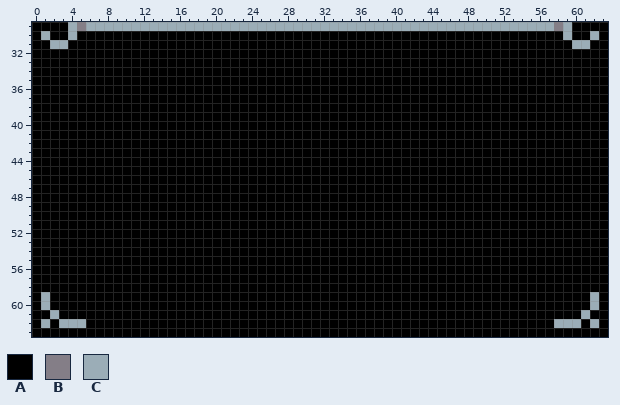
Pixel-art file, stored at graphics/stories/party_win.ase. Above, as it was before the edit.
64x64 pixels, 1 frame. Shown: x 0..63, y 29..63.
Visible layers, top first: "frame", "people_dancing", "color", "Background".
Palette (. is transparent): A #000000  B #847e87  C #9badb7
Pixels before, first column x 0:
29 AAAACBCCCCCCCCCCCCCCCCCCCCCCCCCCCCCCCCCCCCCCCCCCCCCCCCCCCCBCAAAA
30 ACAACAAAAAAAAAAAAAAAAAAAAAAAAAAAAAAAAAAAAAAAAAAAAAAAAAAAAAACAACA
31 AACCAAAAAAAAAAAAAAAAAAAAAAAAAAAAAAAAAAAAAAAAAAAAAAAAAAAAAAAACCAA
32 AAAAAAAAAAAAAAAAAAAAAAAAAAAAAAAAAAAAAAAAAAAAAAAAAAAAAAAAAAAAAAAA
33 AAAAAAAAAAAAAAAAAAAAAAAAAAAAAAAAAAAAAAAAAAAAAAAAAAAAAAAAAAAAAAAA
34 AAAAAAAAAAAAAAAAAAAAAAAAAAAAAAAAAAAAAAAAAAAAAAAAAAAAAAAAAAAAAAAA
35 AAAAAAAAAAAAAAAAAAAAAAAAAAAAAAAAAAAAAAAAAAAAAAAAAAAAAAAAAAAAAAAA
36 AAAAAAAAAAAAAAAAAAAAAAAAAAAAAAAAAAAAAAAAAAAAAAAAAAAAAAAAAAAAAAAA
37 AAAAAAAAAAAAAAAAAAAAAAAAAAAAAAAAAAAAAAAAAAAAAAAAAAAAAAAAAAAAAAAA
38 AAAAAAAAAAAAAAAAAAAAAAAAAAAAAAAAAAAAAAAAAAAAAAAAAAAAAAAAAAAAAAAA
39 AAAAAAAAAAAAAAAAAAAAAAAAAAAAAAAAAAAAAAAAAAAAAAAAAAAAAAAAAAAAAAAA
40 AAAAAAAAAAAAAAAAAAAAAAAAAAAAAAAAAAAAAAAAAAAAAAAAAAAAAAAAAAAAAAAA
41 AAAAAAAAAAAAAAAAAAAAAAAAAAAAAAAAAAAAAAAAAAAAAAAAAAAAAAAAAAAAAAAA
42 AAAAAAAAAAAAAAAAAAAAAAAAAAAAAAAAAAAAAAAAAAAAAAAAAAAAAAAAAAAAAAAA
43 AAAAAAAAAAAAAAAAAAAAAAAAAAAAAAAAAAAAAAAAAAAAAAAAAAAAAAAAAAAAAAAA
44 AAAAAAAAAAAAAAAAAAAAAAAAAAAAAAAAAAAAAAAAAAAAAAAAAAAAAAAAAAAAAAAA
45 AAAAAAAAAAAAAAAAAAAAAAAAAAAAAAAAAAAAAAAAAAAAAAAAAAAAAAAAAAAAAAAA
46 AAAAAAAAAAAAAAAAAAAAAAAAAAAAAAAAAAAAAAAAAAAAAAAAAAAAAAAAAAAAAAAA
47 AAAAAAAAAAAAAAAAAAAAAAAAAAAAAAAAAAAAAAAAAAAAAAAAAAAAAAAAAAAAAAAA
48 AAAAAAAAAAAAAAAAAAAAAAAAAAAAAAAAAAAAAAAAAAAAAAAAAAAAAAAAAAAAAAAA
49 AAAAAAAAAAAAAAAAAAAAAAAAAAAAAAAAAAAAAAAAAAAAAAAAAAAAAAAAAAAAAAAA
50 AAAAAAAAAAAAAAAAAAAAAAAAAAAAAAAAAAAAAAAAAAAAAAAAAAAAAAAAAAAAAAAA
51 AAAAAAAAAAAAAAAAAAAAAAAAAAAAAAAAAAAAAAAAAAAAAAAAAAAAAAAAAAAAAAAA
52 AAAAAAAAAAAAAAAAAAAAAAAAAAAAAAAAAAAAAAAAAAAAAAAAAAAAAAAAAAAAAAAA
53 AAAAAAAAAAAAAAAAAAAAAAAAAAAAAAAAAAAAAAAAAAAAAAAAAAAAAAAAAAAAAAAA
54 AAAAAAAAAAAAAAAAAAAAAAAAAAAAAAAAAAAAAAAAAAAAAAAAAAAAAAAAAAAAAAAA
55 AAAAAAAAAAAAAAAAAAAAAAAAAAAAAAAAAAAAAAAAAAAAAAAAAAAAAAAAAAAAAAAA
56 AAAAAAAAAAAAAAAAAAAAAAAAAAAAAAAAAAAAAAAAAAAAAAAAAAAAAAAAAAAAAAAA
57 AAAAAAAAAAAAAAAAAAAAAAAAAAAAAAAAAAAAAAAAAAAAAAAAAAAAAAAAAAAAAAAA
58 AAAAAAAAAAAAAAAAAAAAAAAAAAAAAAAAAAAAAAAAAAAAAAAAAAAAAAAAAAAAAAAA
59 ACAAAAAAAAAAAAAAAAAAAAAAAAAAAAAAAAAAAAAAAAAAAAAAAAAAAAAAAAAAAACA
60 ACAAAAAAAAAAAAAAAAAAAAAAAAAAAAAAAAAAAAAAAAAAAAAAAAAAAAAAAAAAAACA
61 AACAAAAAAAAAAAAAAAAAAAAAAAAAAAAAAAAAAAAAAAAAAAAAAAAAAAAAAAAAACAA
62 ACACCCAAAAAAAAAAAAAAAAAAAAAAAAAAAAAAAAAAAAAAAAAAAAAAAAAAAACCCACA
63 AAAAAAAAAAAAAAAAAAAAAAAAAAAAAAAAAAAAAAAAAAAAAAAAAAAAAAAAAAAAAAAA
After:
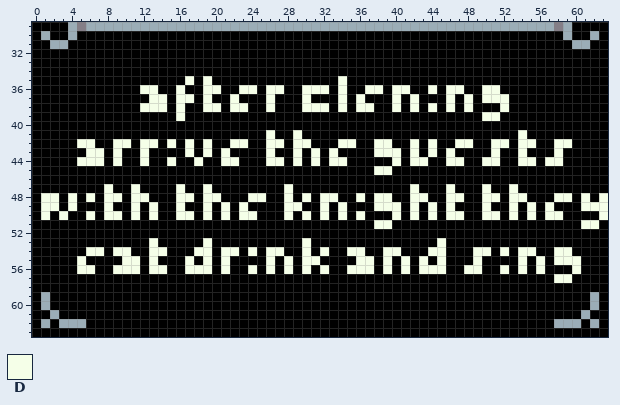
Colours new in this view: D #f5ffe8
Edits made:
layer "Layer 1" added
Layer "Layer 1":
y 35: x 17 A -> D; x 19 A -> D; x 34 A -> D
y 36: x 12..13 AA -> DD; x 16 A -> D; x 19..20 AA -> DD; x 23..24 AA -> DD; x 26..27 AA -> DD; x 30..32 AAA -> DDD; x 34 A -> D; x 37..38 AA -> DD; x 40..41 AA -> DD; x 44 A -> D; x 46..47 AA -> DD; x 50..51 AA -> DD
y 37: x 13..14 AA -> DD; x 16..17 AA -> DD; x 19 A -> D; x 22 A -> D; x 26 A -> D; x 30 A -> D; x 34 A -> D; x 36 A -> D; x 40 A -> D; x 42 A -> D; x 46 A -> D; x 48 A -> D; x 50..52 AAA -> DDD
y 38: x 12..14 AAA -> DDD; x 16 A -> D; x 19..20 AA -> DD; x 22..23 AA -> DD; x 26 A -> D; x 30..32 AAA -> DDD; x 34 A -> D; x 36..37 AA -> DD; x 40 A -> D; x 42 A -> D; x 44 A -> D; x 46 A -> D; x 48 A -> D; x 52 A -> D
y 39: x 16 A -> D; x 50..51 AA -> DD
y 41: x 26 A -> D; x 29 A -> D; x 54 A -> D
y 42: x 5..6 AA -> DD; x 9..10 AA -> DD; x 12..13 AA -> DD; x 15 A -> D; x 17 A -> D; x 19 A -> D; x 22..23 AA -> DD; x 26..27 AA -> DD; x 29..30 AA -> DD; x 34..35 AA -> DD; x 38..39 AA -> DD; x 42 A -> D; x 44 A -> D; x 47..48 AA -> DD; x 51..52 AA -> DD; x 54..55 AA -> DD; x 58..59 AA -> DD
y 43: x 6..7 AA -> DD; x 9 A -> D; x 12 A -> D; x 17 A -> D; x 19 A -> D; x 21 A -> D; x 26 A -> D; x 29 A -> D; x 31 A -> D; x 33 A -> D; x 38..40 AAA -> DDD; x 42 A -> D; x 44 A -> D; x 46 A -> D; x 51 A -> D; x 54 A -> D; x 58 A -> D
y 44: x 5..7 AAA -> DDD; x 9 A -> D; x 12 A -> D; x 15 A -> D; x 18 A -> D; x 21..22 AA -> DD; x 26..27 AA -> DD; x 29 A -> D; x 31 A -> D; x 33..34 AA -> DD; x 40 A -> D; x 42..43 AA -> DD; x 46..47 AA -> DD; x 50..51 AA -> DD; x 54..55 AA -> DD; x 57..58 AA -> DD
y 45: x 38..39 AA -> DD
y 47: x 8 A -> D; x 11 A -> D; x 16 A -> D; x 19 A -> D; x 28 A -> D; x 42 A -> D; x 46 A -> D; x 50 A -> D; x 53 A -> D
y 48: x 1..2 AA -> DD; x 4 A -> D; x 6 A -> D; x 8..9 AA -> DD; x 11..12 AA -> DD; x 16..17 AA -> DD; x 19..20 AA -> DD; x 24..25 AA -> DD; x 28 A -> D; x 30 A -> D; x 32..33 AA -> DD; x 36 A -> D; x 38..39 AA -> DD; x 42..43 AA -> DD; x 46..47 AA -> DD; x 50..51 AA -> DD; x 53..54 AA -> DD; x 58..59 AA -> DD; x 61 A -> D; x 63 A -> D
y 49: x 1..2 AA -> DD; x 4 A -> D; x 8 A -> D; x 11 A -> D; x 13 A -> D; x 16 A -> D; x 19 A -> D; x 21 A -> D; x 23 A -> D; x 28..29 AA -> DD; x 32 A -> D; x 34 A -> D; x 38..40 AAA -> DDD; x 42 A -> D; x 44 A -> D; x 46 A -> D; x 50 A -> D; x 53 A -> D; x 55 A -> D; x 57 A -> D; x 61..63 AAA -> DDD
y 50: x 1 A -> D; x 3 A -> D; x 6 A -> D; x 8..9 AA -> DD; x 11 A -> D; x 13 A -> D; x 16..17 AA -> DD; x 19 A -> D; x 21 A -> D; x 23..24 AA -> DD; x 28 A -> D; x 30 A -> D; x 32 A -> D; x 34 A -> D; x 36 A -> D; x 40 A -> D; x 42 A -> D; x 44 A -> D; x 46..47 AA -> DD; x 50..51 AA -> DD; x 53 A -> D; x 55 A -> D; x 57..58 AA -> DD; x 63 A -> D
y 51: x 38..39 AA -> DD; x 61..62 AA -> DD
y 53: x 13 A -> D; x 19 A -> D; x 30 A -> D; x 45 A -> D
y 54: x 6..7 AA -> DD; x 9..10 AA -> DD; x 13..14 AA -> DD; x 18..19 AA -> DD; x 21..22 AA -> DD; x 24 A -> D; x 26..27 AA -> DD; x 30 A -> D; x 32 A -> D; x 35..36 AA -> DD; x 39..40 AA -> DD; x 44..45 AA -> DD; x 49..50 AA -> DD; x 52 A -> D; x 54..55 AA -> DD; x 58..59 AA -> DD
y 55: x 5 A -> D; x 10..11 AA -> DD; x 13 A -> D; x 17 A -> D; x 19 A -> D; x 21 A -> D; x 26 A -> D; x 28 A -> D; x 30..31 AA -> DD; x 36..37 AA -> DD; x 39 A -> D; x 41 A -> D; x 43 A -> D; x 45 A -> D; x 49 A -> D; x 54 A -> D; x 56 A -> D; x 58..60 AAA -> DDD
y 56: x 5..6 AA -> DD; x 9..11 AAA -> DDD; x 13..14 AA -> DD; x 17..19 AAA -> DDD; x 21 A -> D; x 24 A -> D; x 26 A -> D; x 28 A -> D; x 30 A -> D; x 32 A -> D; x 35..37 AAA -> DDD; x 39 A -> D; x 41 A -> D; x 43..45 AAA -> DDD; x 48..49 AA -> DD; x 52 A -> D; x 54 A -> D; x 56 A -> D; x 60 A -> D
y 57: x 58..59 AA -> DD
Where, in picture pixels (left, top, right, bottom), the same in both pictures:
changed: (41, 76, 608, 283)
